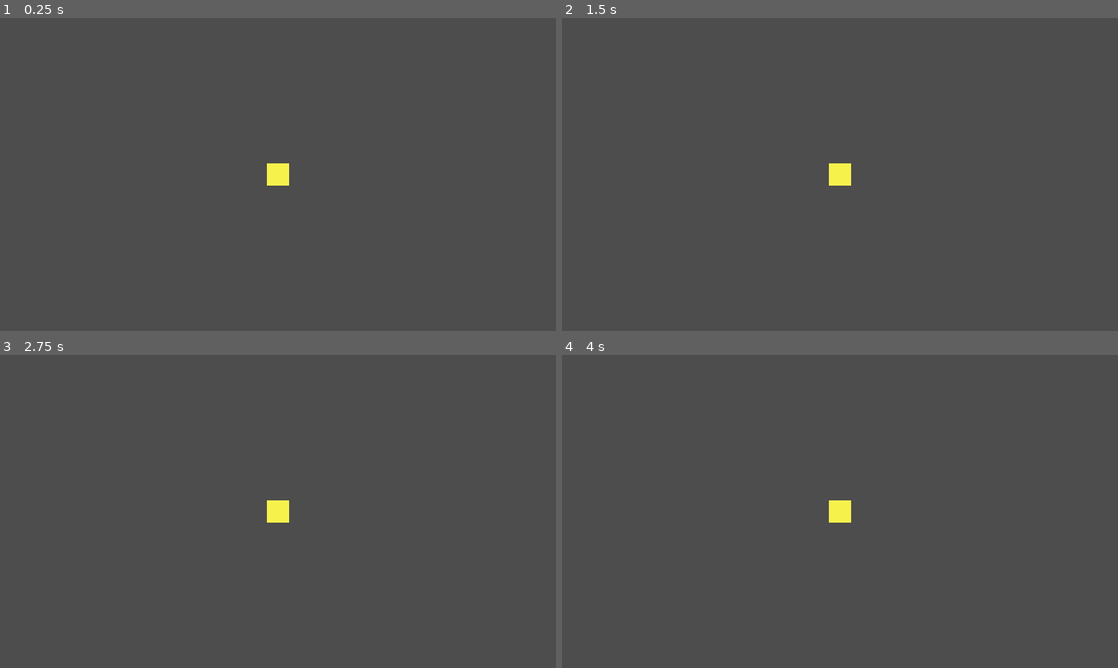
Above: before the commit, frames 1-4 (two rows, left to right).
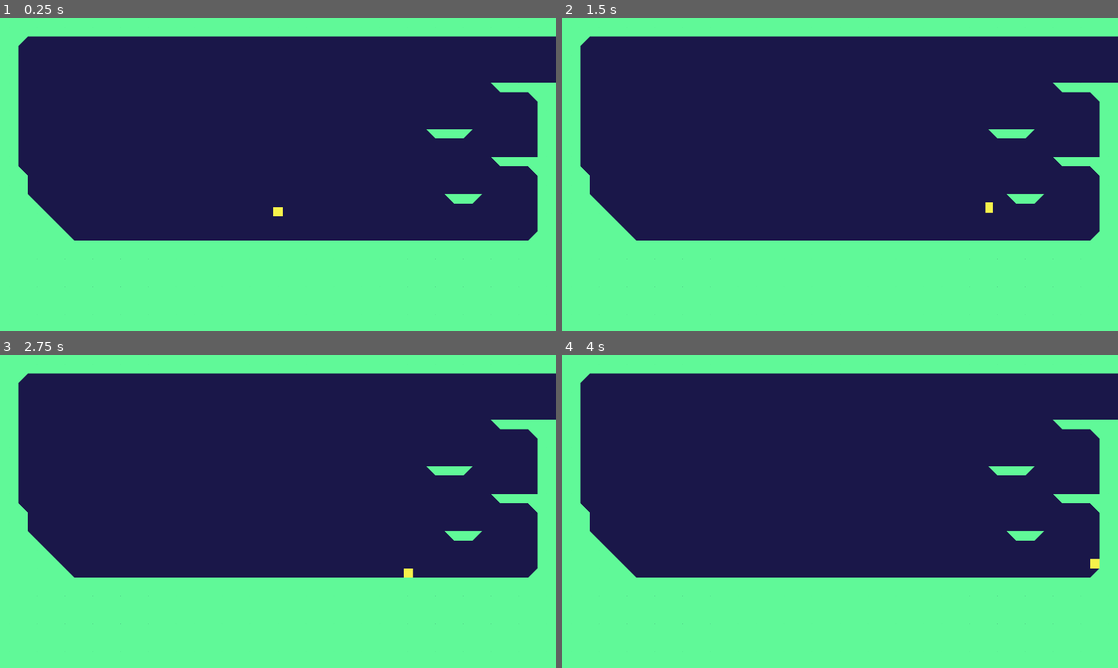
Above: after the commit, the same moments.

Repository: TheoTheTorch/MOVEMENT-2
Game: Godot game, scene res://World/World.tscn
The game is run twice, just before and just after one commit, with the same random seed, the same clock (stepped at 60 frames per second) and the same inputs.
Inputs:
- Up to frame 1 (0.25 s): no input
- Up to frame 2 (1.5 s): hold Space (jump) 0.53-1.28 s; hold Right (ui_right) from 0.53 s (still down); tap Space (jump) at 1.35 s
- Up to frame 3 (2.75 s): tap Space (jump) at 1.52, 1.82 s; release Right (ui_right) at 2.03 s; hold Left (ui_left) from 2.03 s (still down); hold Space (jump) from 2.03 s (still down)
- Up to frame 4 (4 s): release Left (ui_left) at 2.78 s; release Space (jump) at 2.78 s; hold Right (ui_right) from 2.78 s (still down); tap Space (jump) at 2.85, 3.02, 3.32 s; tap Enter at 3.5 s; hold Space (jump) from 3.53 s (still down)

The runs differ from the first frame. In frame 1, 100% of the frame differs, in the area x 0-100%, y 0-100%; in frame 2, 100%; in frame 3, 100%; in frame 4, 100%.
Error before the commit: Parse Error: Cannot find member "window_fullscreen" in base "OS". (res://World/World.gd:7)

Commit message:
Time for 4.0

Diff:
--- a/Platforms/CirclePlatform.gd
+++ b/Platforms/CirclePlatform.gd
@@ -1,6 +1,6 @@
-extends KinematicBody2D
+extends CharacterBody2D
 
-export var rotation_speed : float = 4.0
+@export var rotation_speed : float = 4.0
 
 
 func _physics_process(delta: float) -> void:
--- a/Platforms/MovingPlatform.gd
+++ b/Platforms/MovingPlatform.gd
@@ -28,6 +28,7 @@
 	queue_redraw()
 
 func _draw() -> void:
+	if line_width == 0: return
 	draw_line(move_to, -move_to, Color.WHITE, line_width)
 
 func start_tween(Moved) -> void:
--- a/Platforms/MovingPlatform.tscn
+++ b/Platforms/MovingPlatform.tscn
@@ -7,11 +7,9 @@
 script = ExtResource("1")
 move_to = Vector2(0, -64)
 
-[node name="ActualPlatform" type="CharacterBody2D" parent="."]
-position = Vector2(0, -53.8765)
+[node name="ActualPlatform" type="AnimatableBody2D" parent="."]
+position = Vector2(0, -62.2077)
 collision_layer = 2
-floor_constant_speed = true
-platform_wall_layers = 2
 
 [node name="CollisionPolygon2D" type="CollisionPolygon2D" parent="ActualPlatform"]
 polygon = PackedVector2Array(-80, -16, 80, -16, 80, 16, -80, 16)
--- a/Player/Player.gd
+++ b/Player/Player.gd
@@ -9,30 +9,29 @@
 
 
 # BASIC MOVEMENT VARAIABLES ---------------- #
-var velocity := Vector2(0,0)
 var face_direction := 1
 var x_dir := 1
 
-export var max_speed: float = 560
-export var acceleration: float = 2880
-export var turning_acceleration : float = 9600
-export var deceleration: float = 3200
+@export var max_speed: float = 560
+@export var acceleration: float = 2880
+@export var turning_acceleration : float = 9600
+@export var deceleration: float = 3200
 # ------------------------------------------ #
 
 # GRAVITY ----- #
-export var gravity_acceleration : float = 3840
-export var gravity_max : float = 1020
+@export var gravity_acceleration : float = 3840
+@export var gravity_max : float = 1020
 # ------------- #
 
 # JUMP VARAIABLES ------------------- #
-export var jump_force : float = 1400
-export var jump_cut : float = 0.25
-export var jump_gravity_max : float = 500
-export var jump_hang_treshold : float = 2.0
-export var jump_hang_gravity_mult : float = 0.1
+@export var jump_force : float = 1400
+@export var jump_cut : float = 0.25
+@export var jump_gravity_max : float = 500
+@export var jump_hang_treshold : float = 2.0
+@export var jump_hang_gravity_mult : float = 0.1
 # Timers
-export var jump_coyote : float = 0.08
-export var jump_buffer : float = 0.1
+@export var jump_coyote : float = 0.08
+@export var jump_buffer : float = 0.1
 
 var jump_coyote_timer : float = 0
 var jump_buffer_timer : float = 0
@@ -57,14 +56,7 @@
 	apply_gravity(delta)
 
 	timers(delta)
-	apply_velocity()
-
-
-func apply_velocity() -> void:
-	if is_jumping:
-		velocity = move_and_slide(velocity, Vector2.UP)
-	else:
-		velocity = move_and_slide_with_snap(velocity, Vector2(0, 16), Vector2.UP)
+	move_and_slide()
 
 
 func x_movement(delta: float) -> void:
@@ -114,7 +106,7 @@
 		is_jumping = true
 		jump_coyote_timer = 0
 		jump_buffer_timer = 0
-		 # If falling, account for that lost speed
+		# If falling, account for that lost speed
 		if velocity.y > 0:
 			velocity.y -= velocity.y
 
--- a/Player/Player.tscn
+++ b/Player/Player.tscn
@@ -51,6 +51,7 @@
 [node name="Player" type="CharacterBody2D" groups=["Player"]]
 z_index = 10
 collision_mask = 14
+floor_snap_length = 16.0
 script = ExtResource("1")
 acceleration = 4032.0
 turning_acceleration = 13440.0
--- a/World/World.gd
+++ b/World/World.gd
@@ -4,4 +4,10 @@
 
 func _input(_event: InputEvent) -> void:
 	if Input.is_action_just_pressed("ui_cancel"):
-		OS.window_fullscreen = !OS.window_fullscreen
+		swap_fullscreen_mode()
+
+func swap_fullscreen_mode():
+	if DisplayServer.window_get_mode() == DisplayServer.WINDOW_MODE_FULLSCREEN:
+		DisplayServer.window_set_mode(DisplayServer.WINDOW_MODE_MAXIMIZED)
+	else:
+		DisplayServer.window_set_mode(DisplayServer.WINDOW_MODE_FULLSCREEN)
--- a/World/World.tscn
+++ b/World/World.tscn
@@ -1,4 +1,4 @@
-[gd_scene load_steps=7 format=2]
+[gd_scene load_steps=7 format=3 uid="uid://cfg4sor4sotk6"]
 
 [ext_resource type="Script" path="res://World/World.gd" id="1"]
 [ext_resource type="PackedScene" uid="uid://dxeva15lnv7wm" path="res://Platforms/TileMap.tscn" id="2"]
@@ -8,13 +8,13 @@
 [ext_resource type="PackedScene" uid="uid://cqindn5hr3fl7" path="res://Platforms/CirclePlatform.tscn" id="6"]
 
 [node name="World" type="Node2D"]
-script = ExtResource( 1 )
+script = ExtResource("1")
 
 [node name="Background" type="ColorRect" parent="."]
-margin_left = -1920.0
-margin_right = 1920.0
-margin_bottom = 1080.0
-color = Color( 0.101961, 0.0901961, 0.286275, 1 )
+offset_left = -1920.0
+offset_right = 1920.0
+offset_bottom = 1088.0
+color = Color(0.101961, 0.0901961, 0.286275, 1)
 
 [node name="TileMap" parent="." instance=ExtResource("2")]
 modulate = Color(0.376471, 0.976471, 0.596078, 1)
@@ -27,16 +27,16 @@
 
 [node name="Platforms" type="Node2D" parent="."]
 
-[node name="Platform" parent="Platforms" instance=ExtResource( 5 )]
-position = Vector2( 1136, 736 )
-move_to = Vector2( 0, -80 )
+[node name="Platform" parent="Platforms" instance=ExtResource("5")]
+position = Vector2(1136, 736)
+move_to = Vector2(0, -80)
 
-[node name="Platform2" parent="Platforms" instance=ExtResource( 5 )]
-position = Vector2( 1456, 304 )
-move_to = Vector2( -160, 0 )
+[node name="Platform2" parent="Platforms" instance=ExtResource("5")]
+position = Vector2(1456, 304)
+move_to = Vector2(-160, 0)
 
-[node name="CirclePlatform" parent="Platforms" instance=ExtResource( 6 )]
-position = Vector2( 512, 608 )
+[node name="CirclePlatform" parent="Platforms" instance=ExtResource("6")]
+position = Vector2(512, 608)
 
-[node name="ScreenCamera" parent="." instance=ExtResource( 3 )]
+[node name="ScreenCamera" parent="." instance=ExtResource("3")]
 target = NodePath("../Player")
--- a/project.godot
+++ b/project.godot
@@ -20,7 +20,8 @@
 
 window/size/viewport_width=1920
 window/size/viewport_height=1080
-window/stretch/mode="2d"
+window/size/mode=3
+window/stretch/mode="viewport"
 window/size/fullscreen=true
 
 [input]
Not shown: 1 places in Platforms/CirclePlatform.tscn that only renumber resources
Not shown: 1 places in Platforms/TileMap.tscn that only renumber resources
